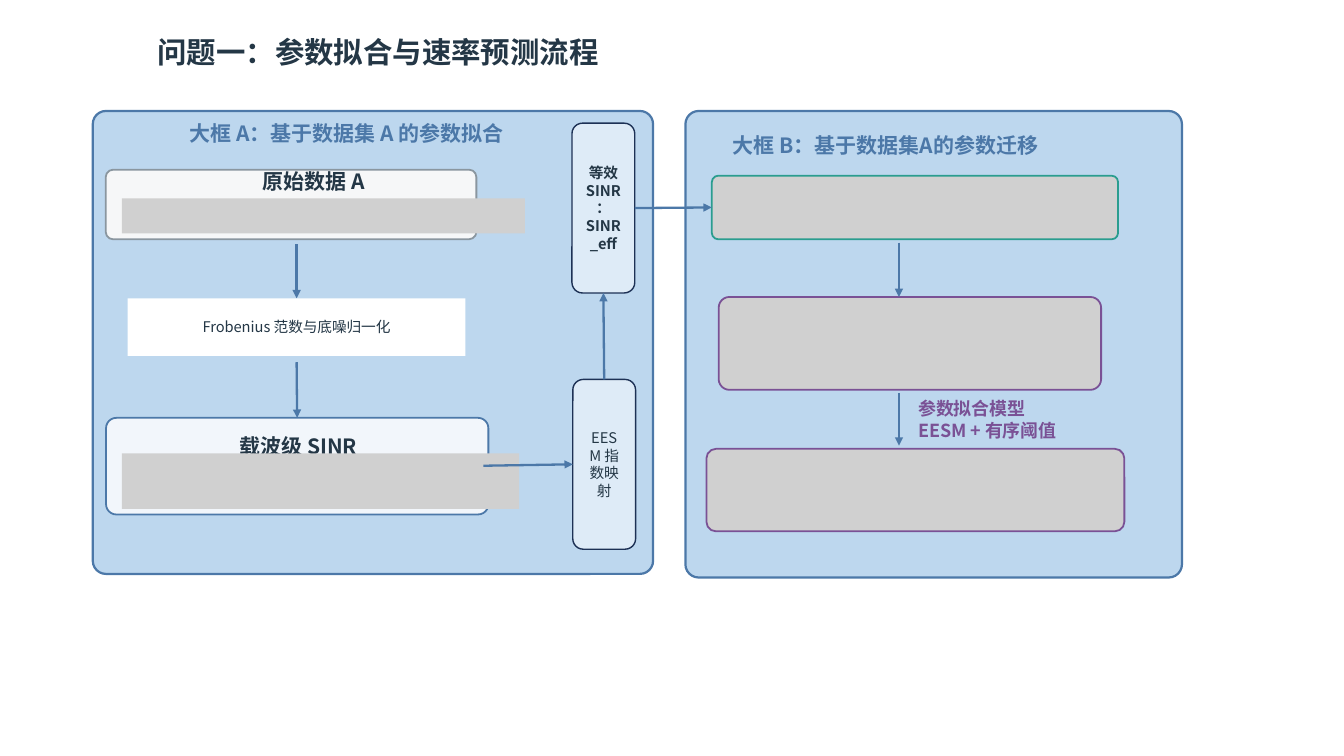
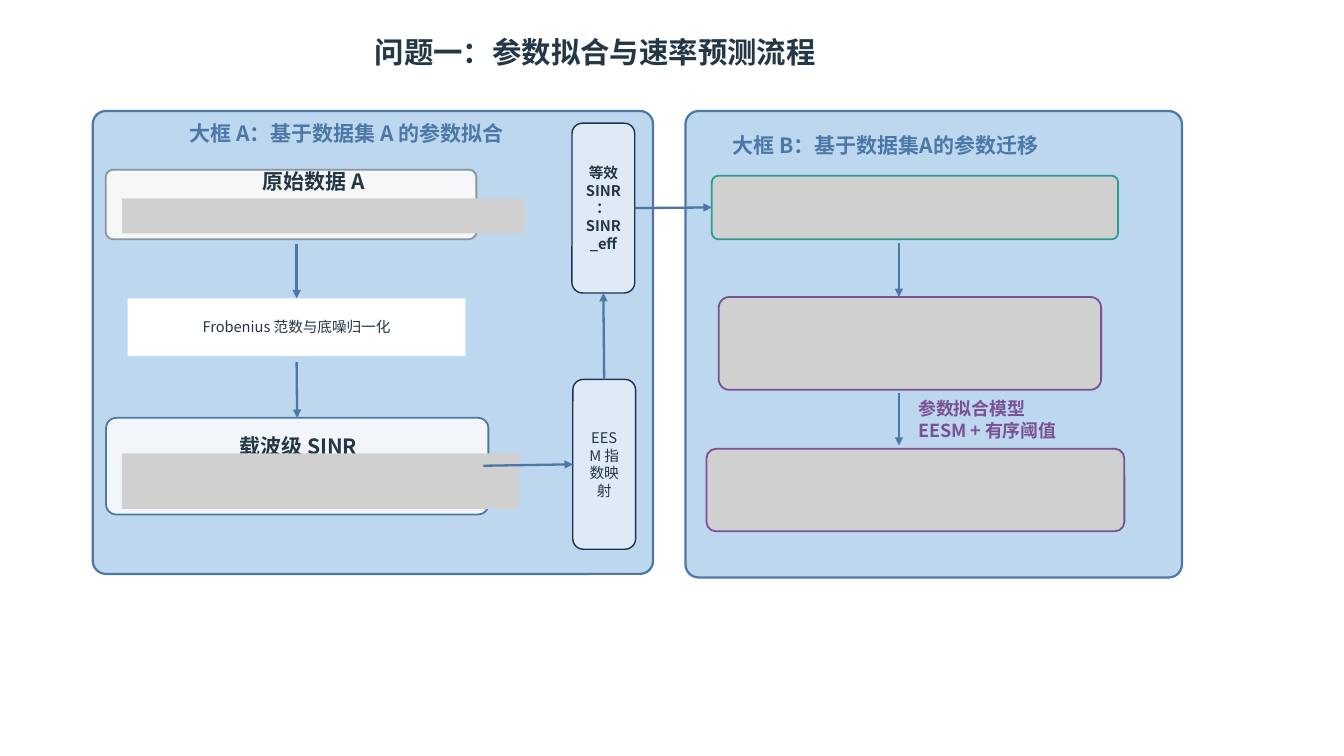
Before and after one commit to wuwwc/2025B, a slide deck: slide 1 of 问题一流程图.9.19日10am第一版.pptx. Drawn at 1344x756 pixels with LibreOffice and Linux fonts; fonts in the diff are those of the drawing; grey boxes stand for pictures. Boxes give left, top, right and bottom in pixels: in the first picture for what was removed or moved away, otherwise in the second. Text is boxed around its words. In the diff, an @@ line names an element or a change of style, - is before the commit and + after.

Commit message:
更新问题一流程图 pptx（最新保存版）

```diff
--- a/问题一流程图.9.19日10am第一版.pptx
+++ b/问题一流程图.9.19日10am第一版.pptx
@@ text "问题一：参数拟合与速率预测流程": place and size @@
-text "问题一：参数拟合与速率预测流程" at [158, 38, 599, 66]
+text "问题一：参数拟合与速率预测流程" at [375, 38, 816, 66]
```
